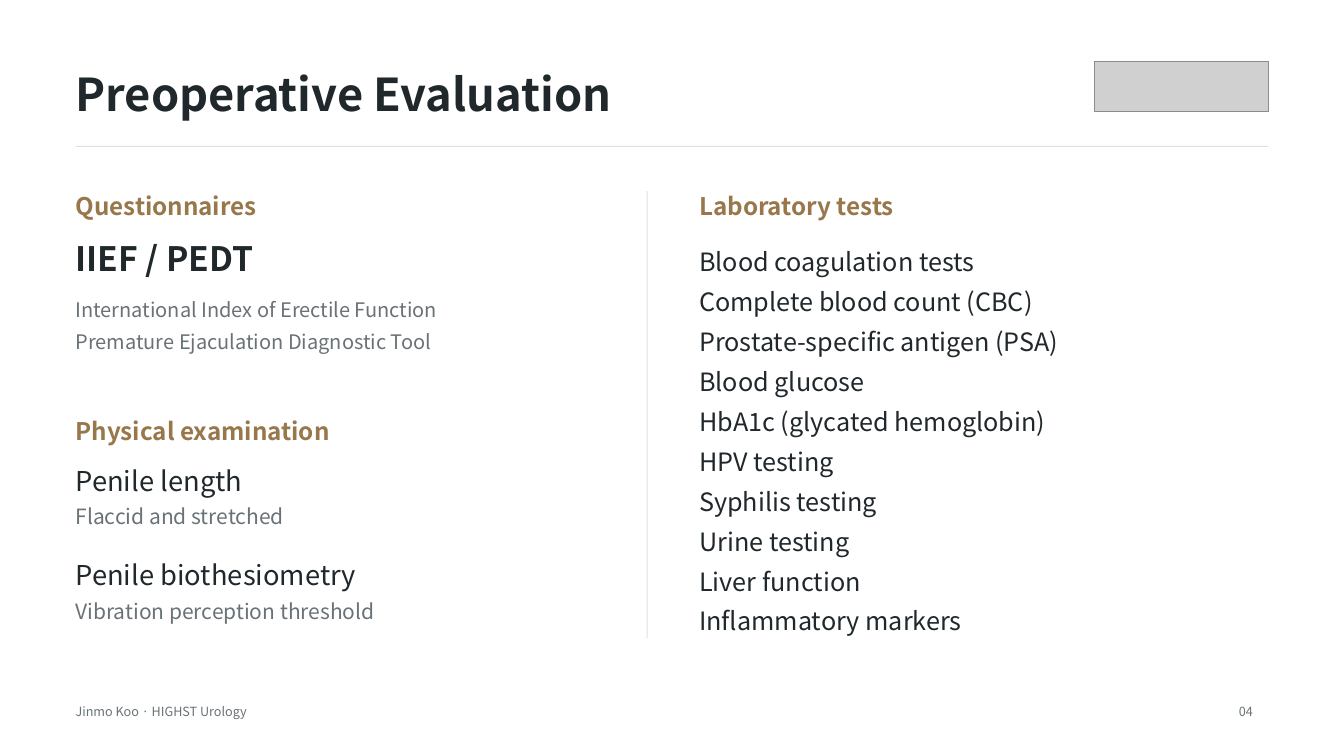
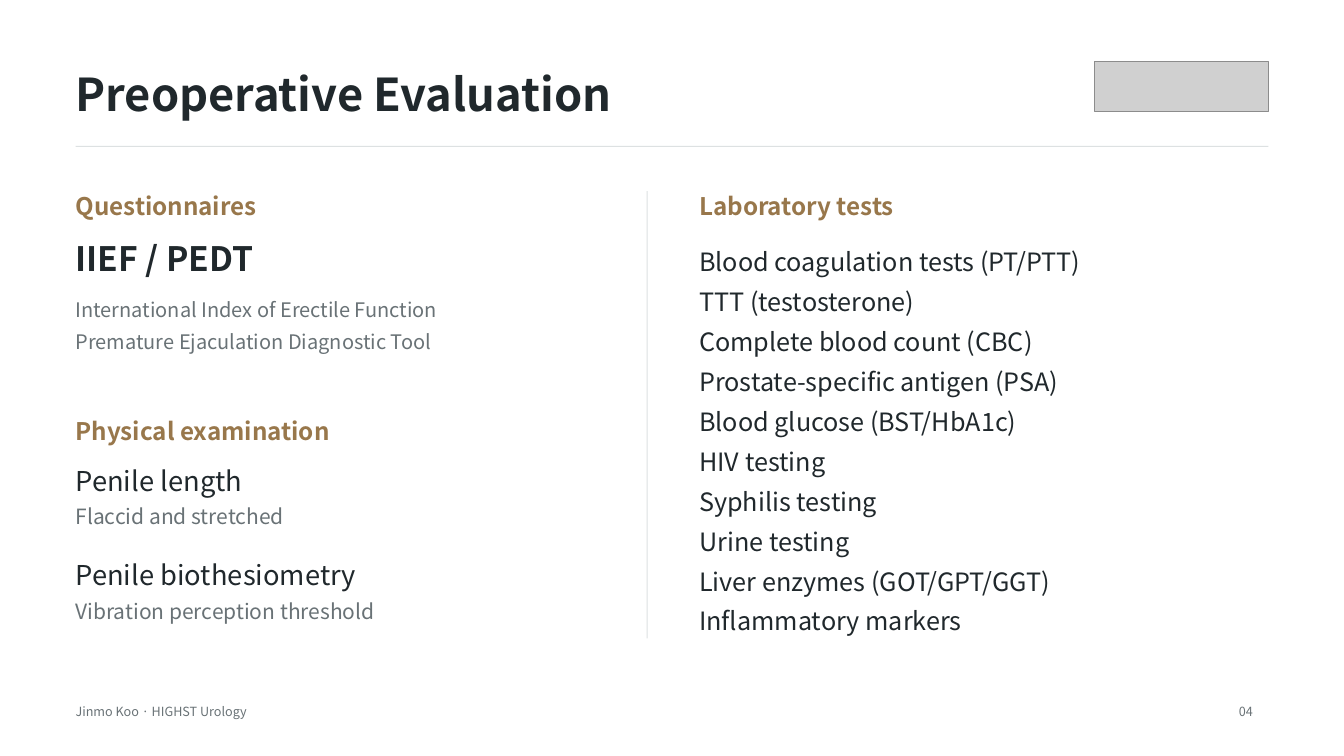
Before and after one commit to notoow/vietnam-urology-webinar, a slide deck: slide 4 of downloads/highst-perioperative-webinar.pptx. Drawn at 1344x756 pixels with LibreOffice and Linux fonts; fonts in the diff are those of the drawing; grey boxes stand for pictures. Boxes give left, top, right and bottom in pixels: in the first picture for what was removed or moved away, otherwise in the second. Text is boxed around its words. In the diff, an @@ line names an element or a change of style, - is before the commit and + after.

```diff
--- a/downloads/highst-perioperative-webinar.pptx
+++ b/downloads/highst-perioperative-webinar.pptx
@@ text at bbox=[699, 250, 1080, 278]: text changed @@
-Blood coagulation tests
+Blood coagulation tests (PT/PTT)
@@ text added at bbox=[699, 290, 914, 316], 18 pt, text #20282C @@
+TTT (testosterone)
@@ text "Complete blood count (CBC)": place and size @@
-text "Complete blood count (CBC)" at bbox=[699, 290, 1033, 317]
+text "Complete blood count (CBC)" at bbox=[699, 330, 1033, 357]
@@ text "Prostate-specific antigen (PSA)": place and size @@
-text "Prostate-specific antigen (PSA)" at bbox=[699, 330, 1058, 357]
+text "Prostate-specific antigen (PSA)" at bbox=[699, 370, 1058, 397]
@@ text removed at bbox=[699, 371, 865, 397] @@
-Blood glucose
@@ text at bbox=[699, 410, 1016, 437]: text changed @@
-HbA1c (glycated hemoglobin)
+Blood glucose (BST/HbA1c)
@@ text at bbox=[699, 451, 825, 477]: text changed @@
-HPV testing
+HIV testing
@@ text at bbox=[699, 570, 1050, 597]: text changed @@
-Liver function
+Liver enzymes (GOT/GPT/GGT)
```
Also in this commit, not shown: 7 other files.
